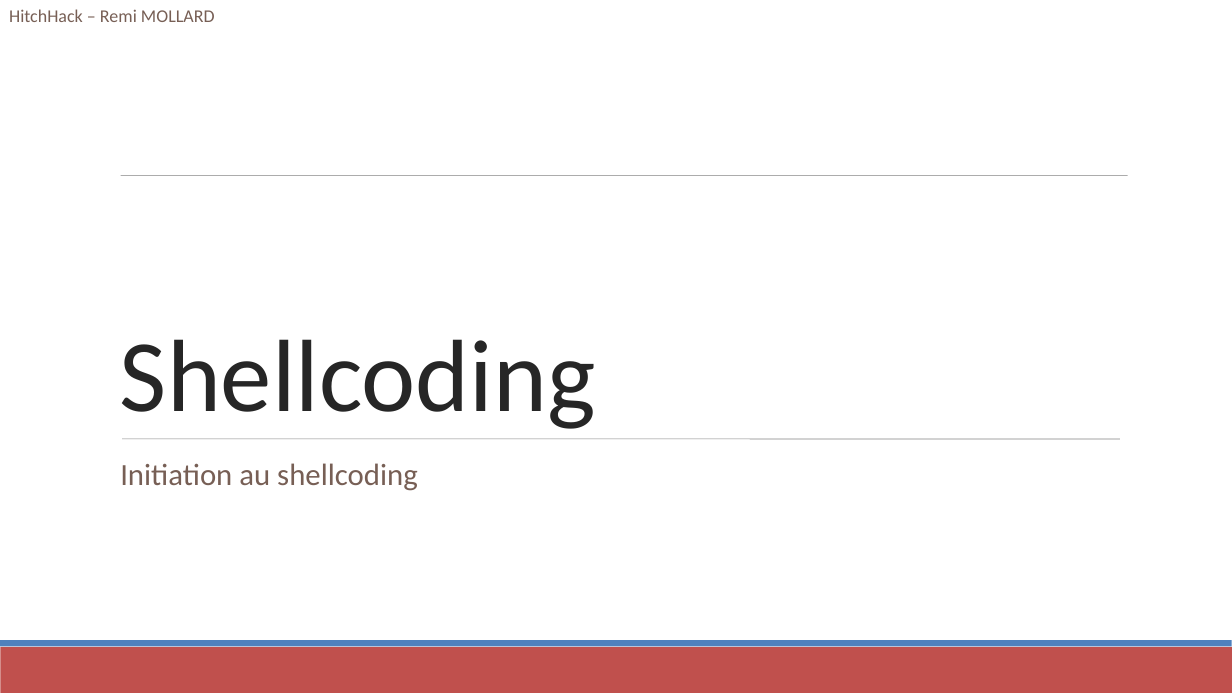
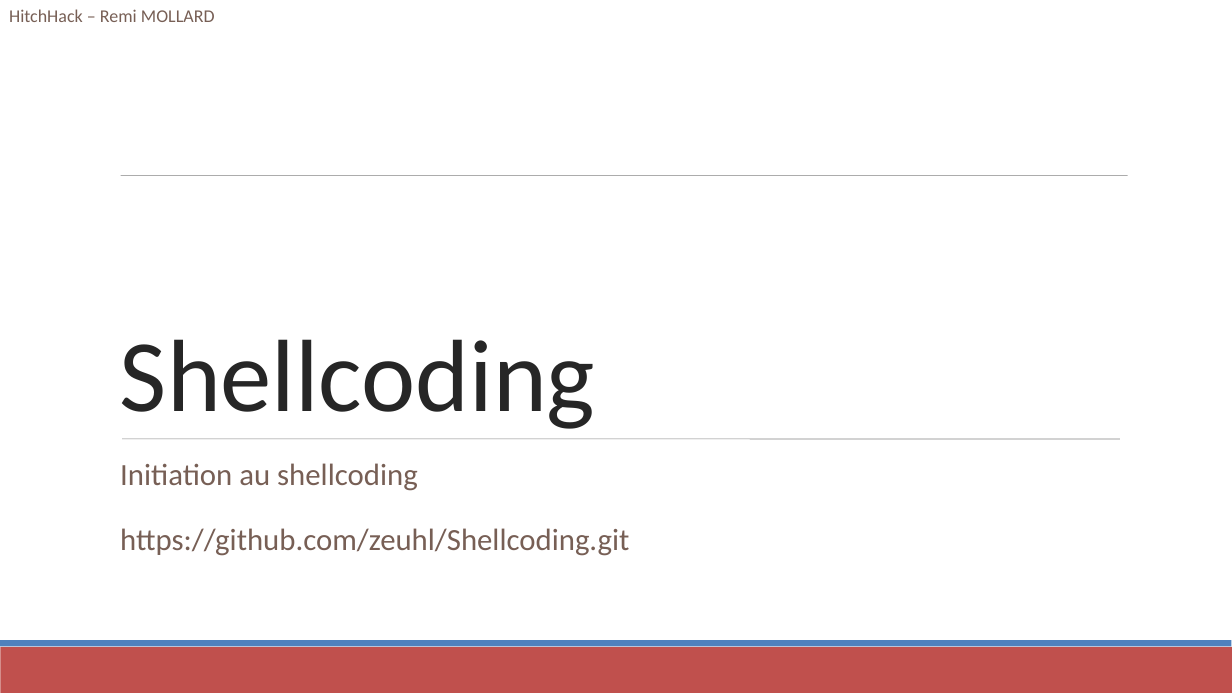
Before and after one commit to zeuhl/Shellcoding, a slide deck: slide 1 of shellcoding.pptx. Drawn at 1232x693 pixels with LibreOffice and Linux fonts; fonts in the diff are those of the drawing. Boxes give left, top, right and bottom in pixels: in the first picture for what was removed or moved away, otherwise in the second. Text is boxed around its words. In the diff, an @@ line names an element or a change of style, - is before the commit and + after.

Commit message:
modif prez

```diff
--- a/shellcoding.pptx
+++ b/shellcoding.pptx
@@ text at bbox=[120, 528, 629, 556]: paragraph added @@
+https://github.com/zeuhl/Shellcoding.git
```
